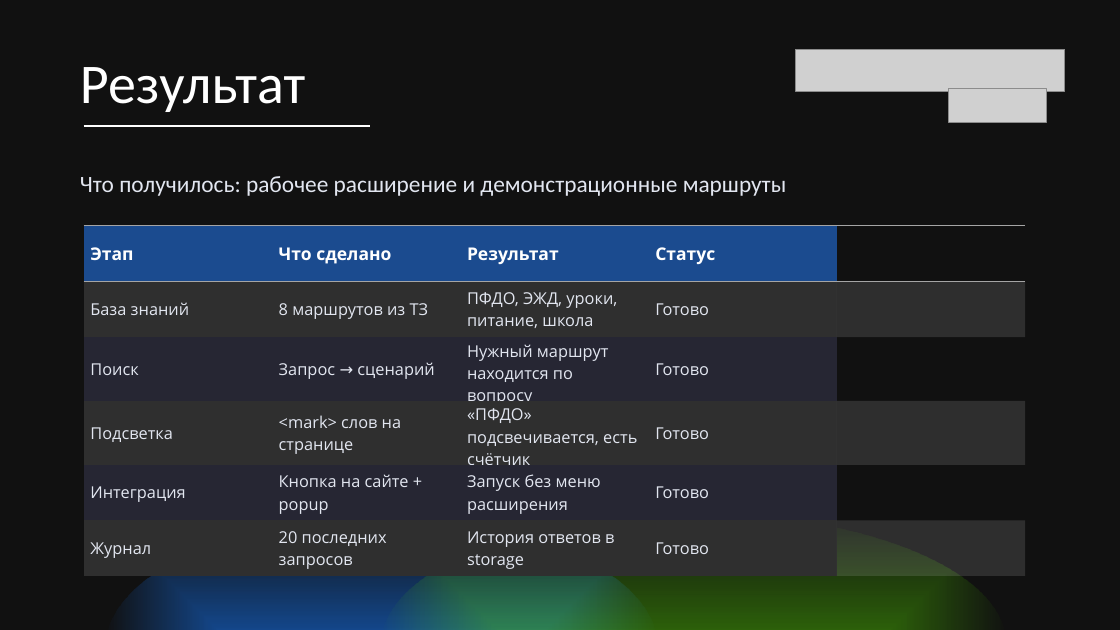
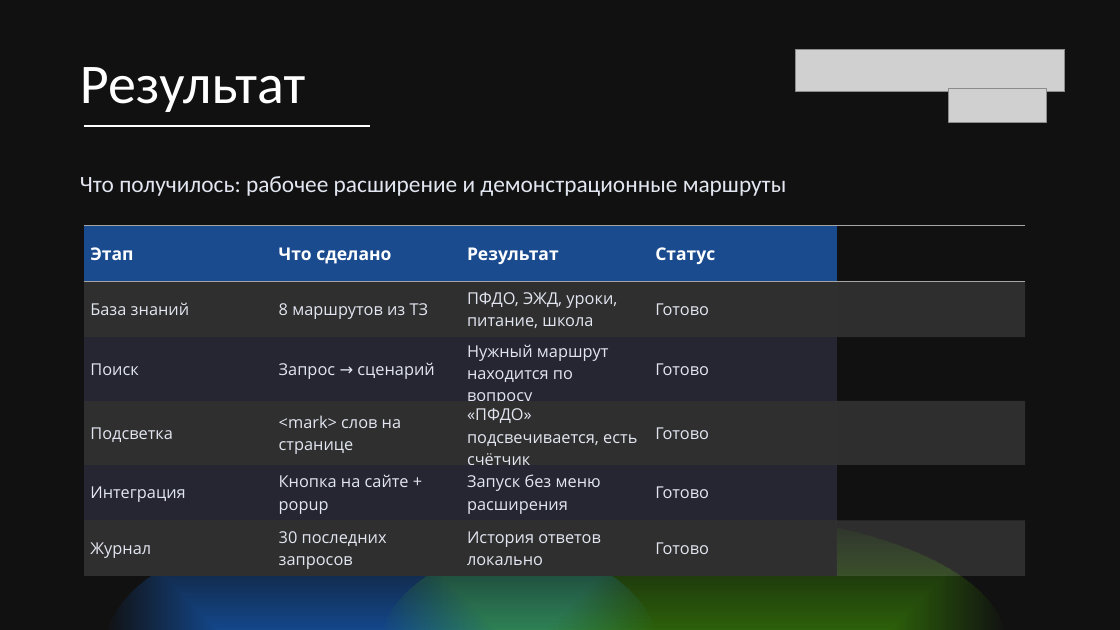
Before and after one commit to sftp0-c/cop-helper, a slide deck: slide 4 of docs/presentation.pptx. Drawn at 1120x630 pixels with LibreOffice and Linux fonts; fonts in the diff are those of the drawing; grey boxes stand for pictures. Boxes give left, top, right and bottom in pixels: in the first picture for what was removed or moved away, otherwise in the second. Text is boxed around its words. In the diff, an @@ line names an element or a change of style, - is before the commit and + after.

```diff
--- a/docs/presentation.pptx
+++ b/docs/presentation.pptx
@@ table at <box>84,226,1025,573</box> @@
-row 6, column 2: 20 последних запросов
+row 6, column 2: 30 последних запросов
-row 6, column 3: История ответов в storage
+row 6, column 3: История ответов локально
```
Also in this commit, not shown: 2 other slides changed.
